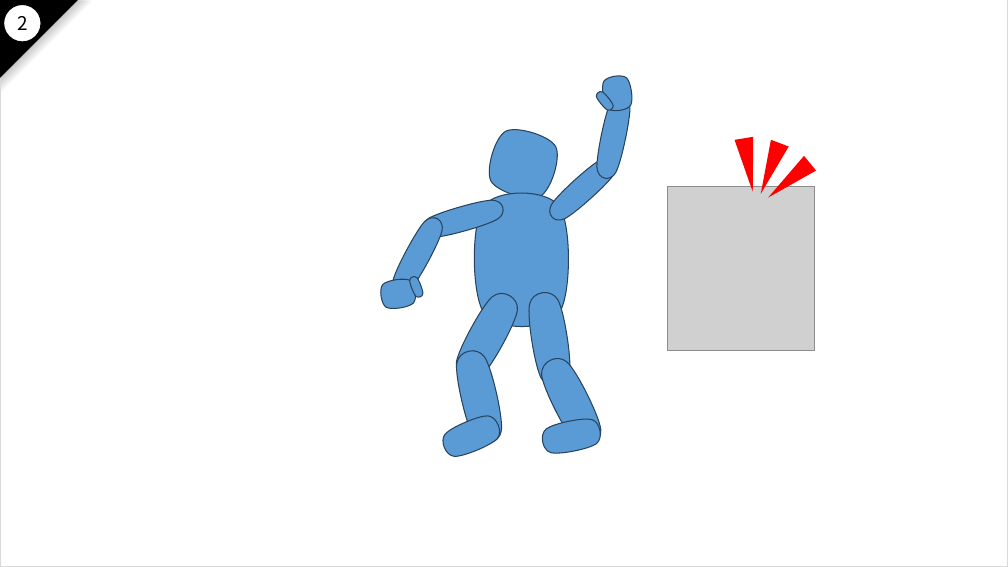
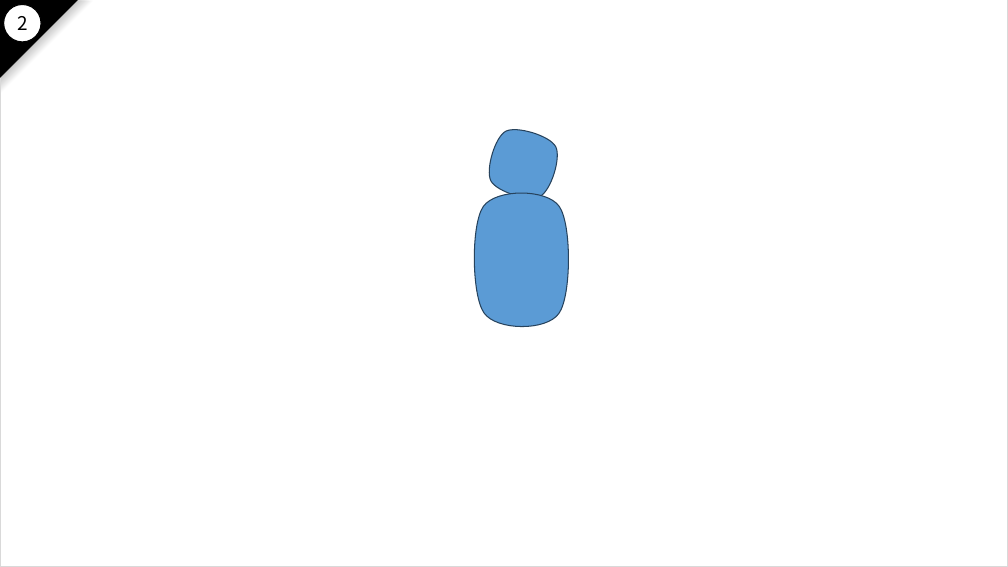
Before and after one commit to nakayama-kazuki/2021, a slide deck: slide 133 of pptx/power-punch-v2.pptx. Drawn at 1008x567 pixels with LibreOffice and Linux fonts; fonts in the diff are those of the drawing; grey boxes stand for pictures. Boxes give left, top, right and bottom in pixels: in the first picture for what was removed or moved away, otherwise in the second. Text is boxed around its words. In the diff, an @@ line names an element or a change of style, - is before the commit and + after.

Commit message:
fixed

```diff
--- a/pptx/power-punch-v2.pptx
+++ b/pptx/power-punch-v2.pptx
@@ freeform shape removed at (595,89,615,112) @@
@@ freeform shape removed at (601,74,635,113) @@
@@ freeform shape removed at (593,94,634,181) @@
@@ triangle removed at (734,136,762,193) @@
@@ triangle removed at (752,140,789,197) @@
@@ freeform shape removed at (544,153,622,226) @@
@@ triangle removed at (762,156,816,205) @@
@@ freeform shape removed at (420,196,506,242) @@
@@ picture removed at (668,187,814,351) @@
@@ freeform shape removed at (387,213,448,299) @@
@@ freeform shape removed at (379,277,418,311) @@
@@ freeform shape removed at (408,275,424,298) @@
@@ freeform shape removed at (448,287,525,386) @@
@@ freeform shape removed at (525,290,574,388) @@
@@ freeform shape removed at (451,347,507,447) @@
@@ freeform shape removed at (534,352,608,452) @@
@@ freeform shape removed at (438,411,504,461) @@
@@ freeform shape removed at (540,415,603,457) @@
```
Also in this commit, not shown: 3 other slides changed, 3 slides added.
